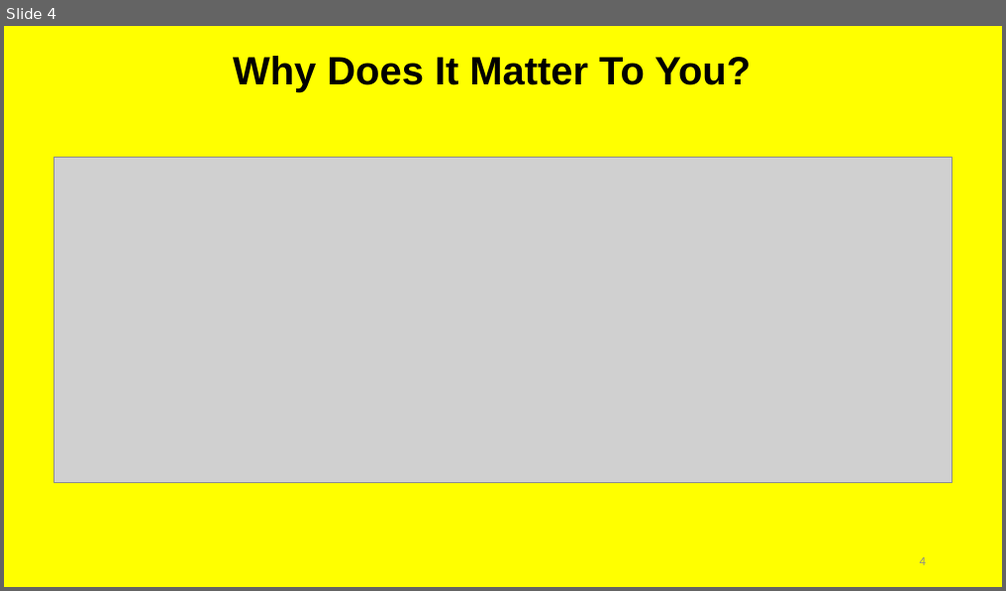
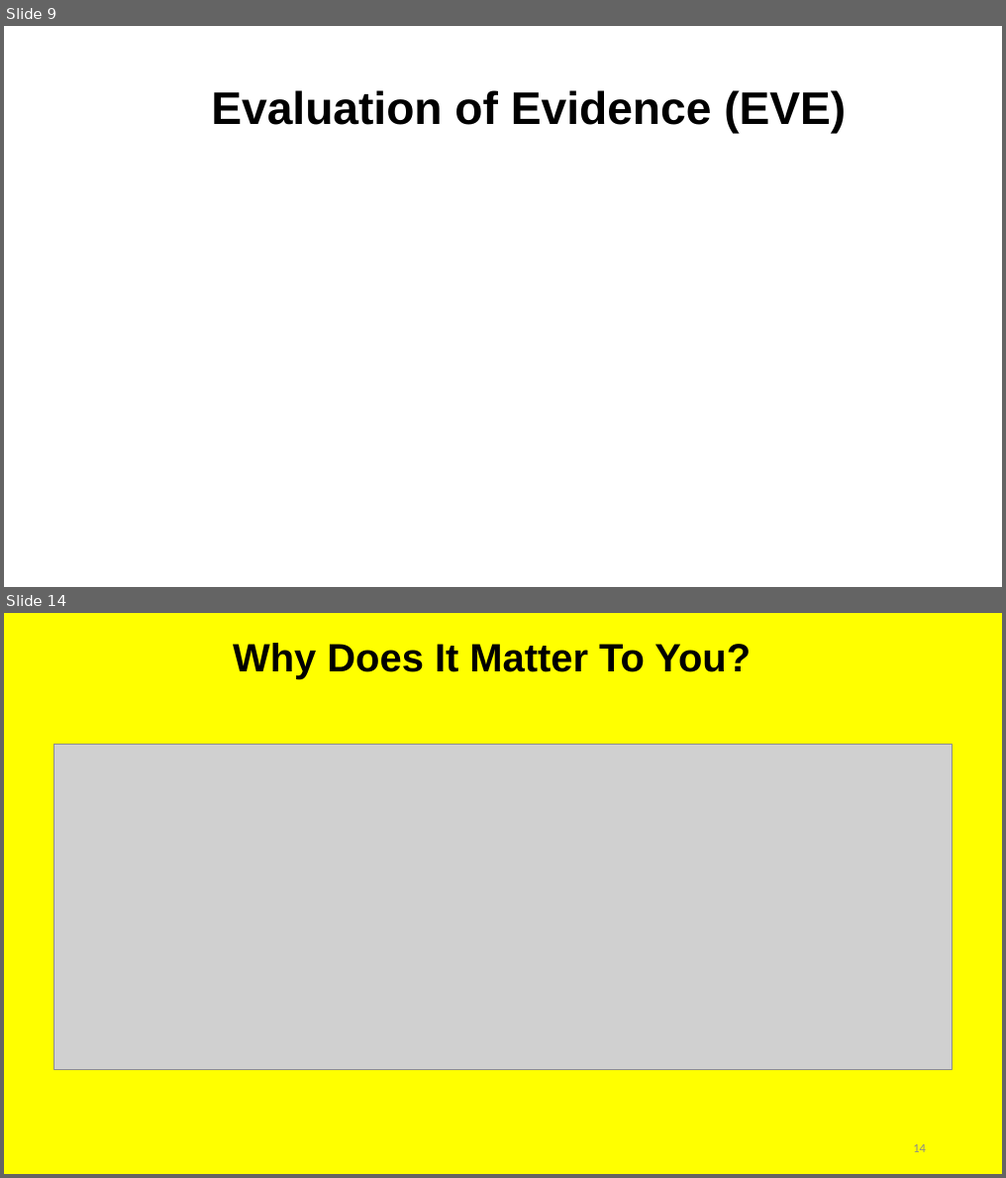
Before and after one commit to irregularchat/Counter_Malign_Information_Training, a slide deck: Counter_Malign_Information/4-Implement-For_Instructors/Lesson_Plans/Lesson_05-Identify_Malign_Information/Audio_Visual-Identify_Misinformation/Instructor-Lesson_Slide-Identify_Misinformation.pptx. Shown one above the other, each under a label of ours: slide 4 before the commit, slides 9 and 14 after it; the slides between them are not shown. The pictures are 1006x591 and 1006x1178 pixels, drawn with LibreOffice and Linux fonts; fonts in the diff are those of the drawing; grey boxes stand for pictures. Boxes give left, top, right and bottom in pixels: in the first picture for what was removed or moved away, otherwise in the second. Text is boxed around its words. In the diff, an @@ line names an element or a change of style, - is before the commit and + after.

```diff
--- a/Counter_Malign_Information/4-Implement-For_Instructors/Lesson_Plans/Lesson_05-Identify_Malign_Information/Audio_Visual-Identify_Misinformation/Instructor-Lesson_Slide-Identify_Misinformation.pptx
+++ b/Counter_Malign_Information/4-Implement-For_Instructors/Lesson_Plans/Lesson_05-Identify_Malign_Information/Audio_Visual-Identify_Misinformation/Instructor-Lesson_Slide-Identify_Misinformation.pptx
@@ slide 9 added at (x1=4, y1=26, x2=1002, y2=587), background #FFFFFF @@
@@ title added at (x1=211, y1=90, x2=846, y2=134), 44 pt, text #000000, bold @@
+Evaluation of Evidence (EVE)
@@ what was slide 4 is now slide 14 @@
@@ page number at (x1=913, y1=1145, x2=926, y2=1153): text changed @@
-4
+14
```
Also in this commit, not shown: 1 slide changed, 11 other slides added, 2 slides removed, 1 other file.
